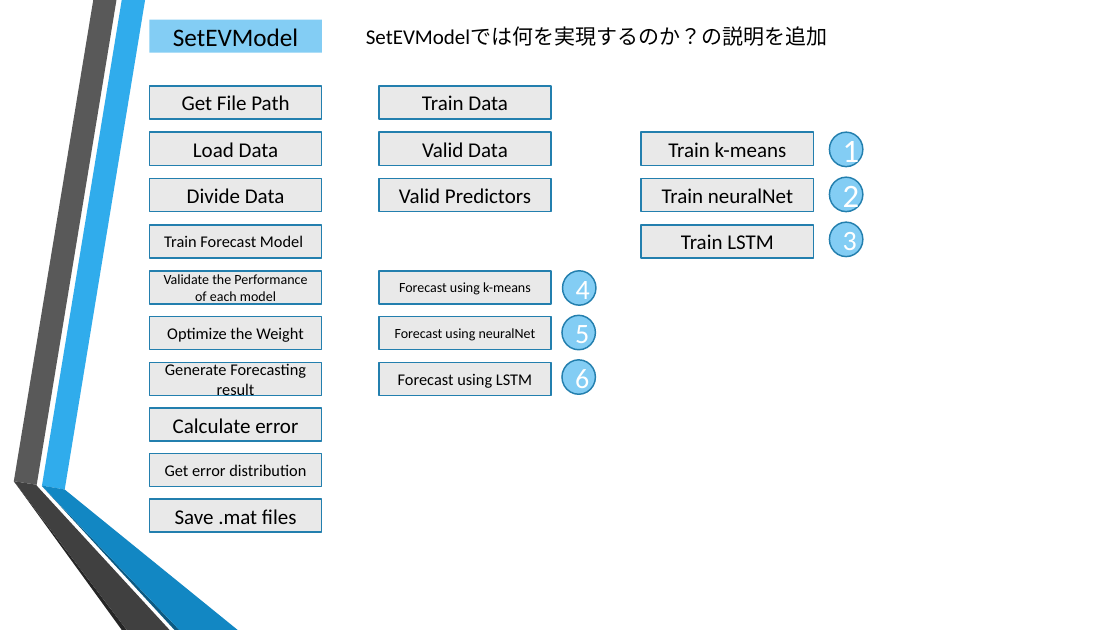
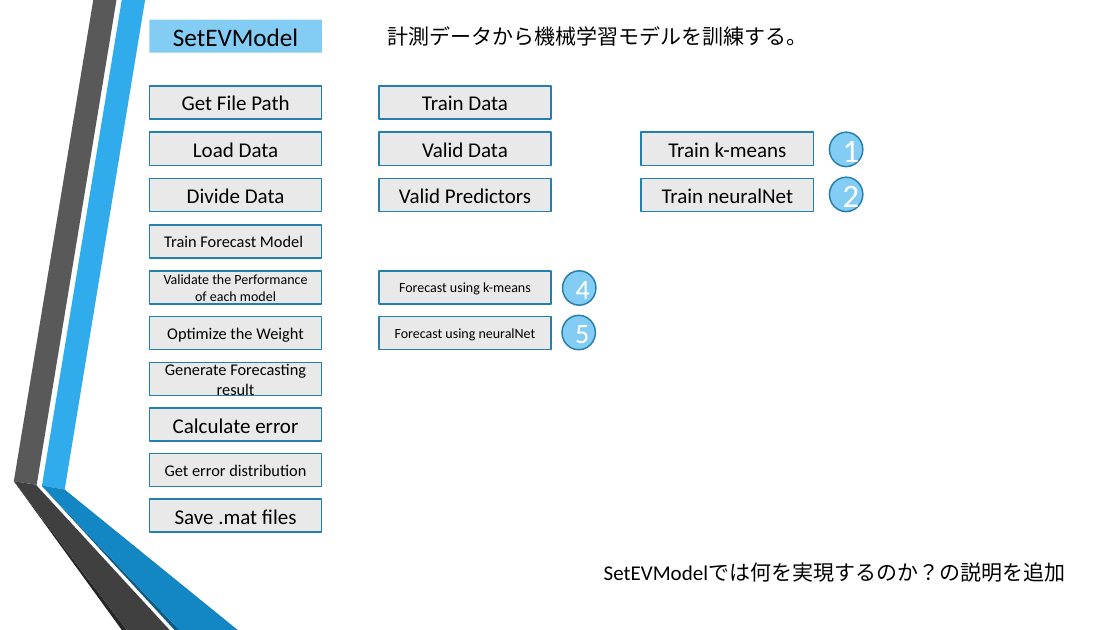
Before and after one commit to daisukekodaira/Probabilistic-Forecasting-Model-for-Non-normally-Distributed-EV-Charging-Demand, a slide deck: slide 4 of 2. Documents/EV Forecasting Model document.pptx. Drawn at 1120x630 pixels with LibreOffice and Linux fonts; fonts in the diff are those of the drawing; background and template pictures are left out. Boxes give left, top, right and bottom in pixels: in the first picture for what was removed or moved away, otherwise in the second. Text is boxed around its words. In the diff, an @@ line names an element or a change of style, - is before the commit and + after.

```diff
--- a/2. Documents/EV Forecasting Model document.pptx
+++ b/2. Documents/EV Forecasting Model document.pptx
@@ text added at <box>387,26,807,46</box>, 18 pt, text #000000 @@
+計測データから機械学習モデルを訓練する。
@@ rectangle removed at <box>641,225,813,258</box> @@
-Train LSTM
@@ ellipse removed at <box>829,223,863,257</box> @@
-3
@@ rectangle removed at <box>379,363,551,396</box> @@
-Forecast using LSTM
@@ ellipse removed at <box>562,360,596,394</box> @@
-6
@@ text "SetEVModelでは何を実現するのか？の説明を追加": place and size @@
-text "SetEVModelでは何を実現するのか？の説明を追加" at <box>366,27,827,46</box>
+text "SetEVModelでは何を実現するのか？の説明を追加" at <box>604,562,1065,582</box>
```
Also in this commit, not shown: 6 other slides changed, 1 slide removed.
